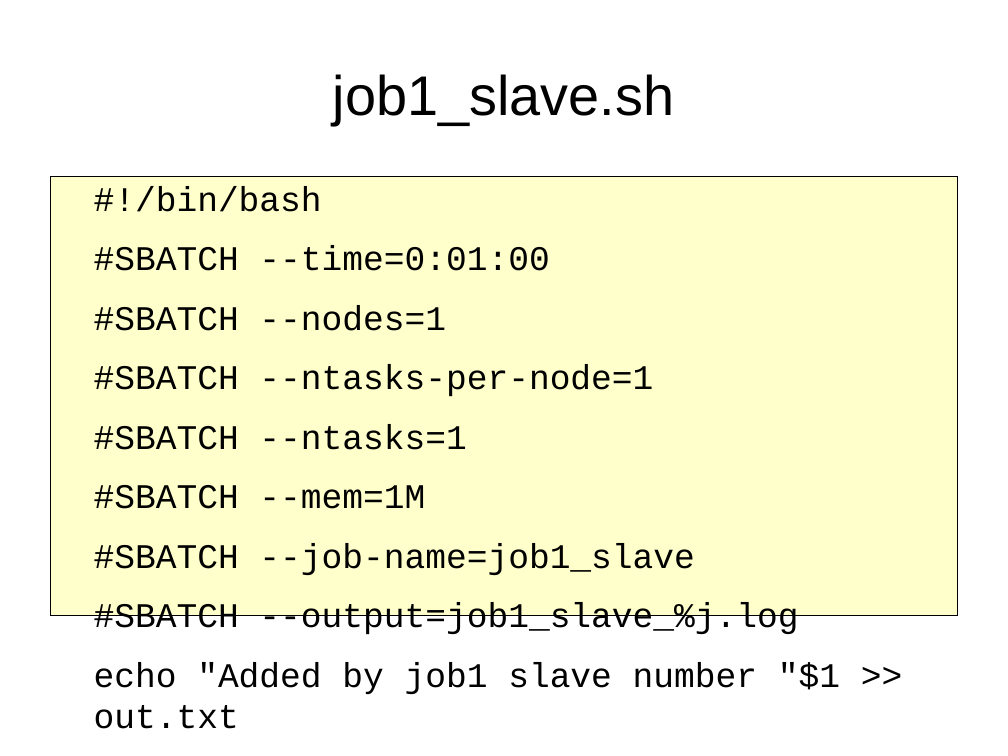
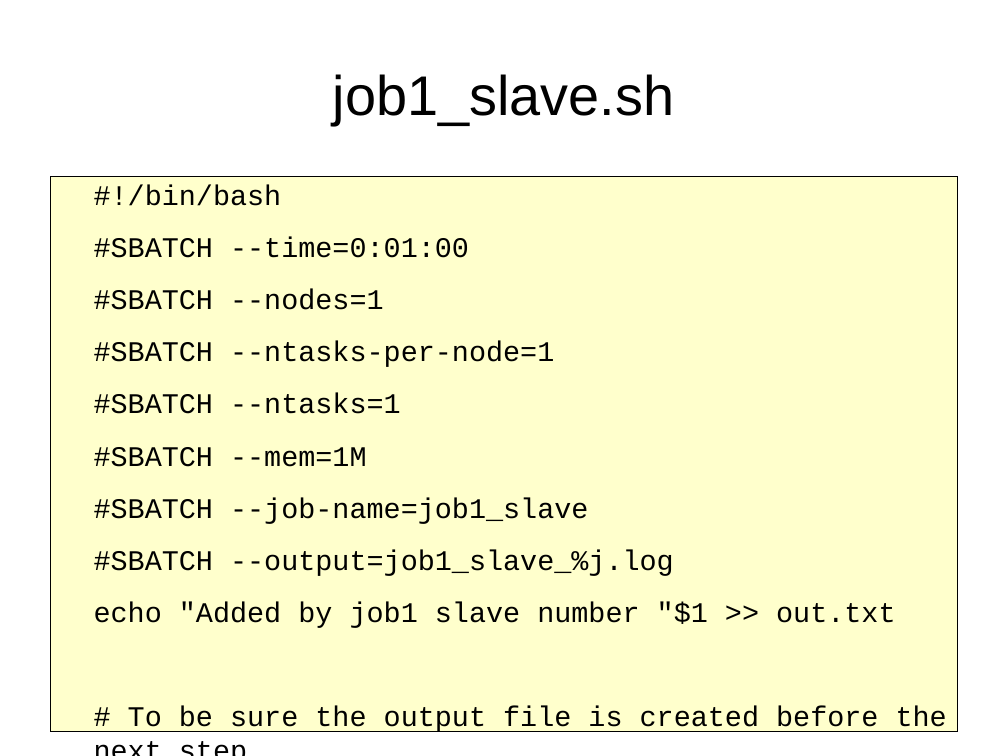
Before and after one commit to richelbilderbeek/peregrine, a slide deck: slide 20 of setting_up_a_pipeline.odp. Drawn at 1008x756 pixels with LibreOffice and Linux fonts; fonts in the diff are those of the drawing. Boxes give left, top, right and bottom in pixels: in the first picture for what was removed or moved away, otherwise in the second. Text is boxed around its words. In the diff, an @@ line names an element or a change of style, - is before the commit and + after.

```diff
--- a/setting_up_a_pipeline.odp
+++ b/setting_up_a_pipeline.odp
@@ text "#!/bin/bash" resized from (x1=50, y1=177, x2=958, y2=615) to (x1=50, y1=177, x2=958, y2=732) @@
@@ text at (x1=94, y1=185, x2=895, y2=628): size 27.2 to 22.4 pt in "#!/bin/bash", "#SBATCH --time=0:01:00", "#SBATCH --nodes=1", "#SBATCH --ntasks-per-node=1" and 5 more places @@
@@ text at (x1=128, y1=706, x2=947, y2=734): paragraphs added @@
+# To be sure the output file is created before the next step
+sleep 1
```
Also in this commit, not shown: 1 other file.
